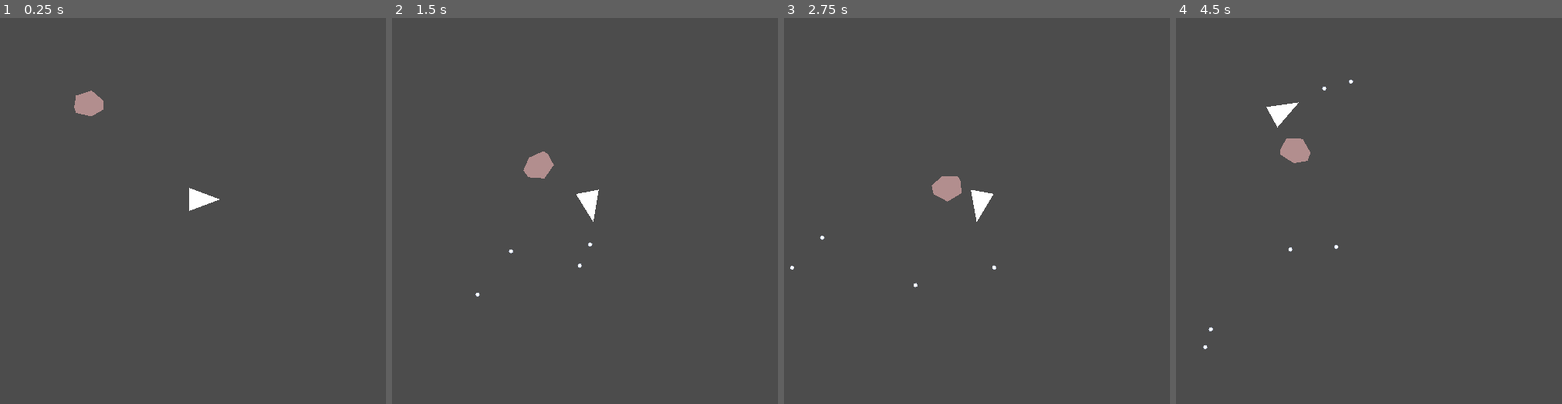
Above: before the commit, frames 1-4 (left to right).
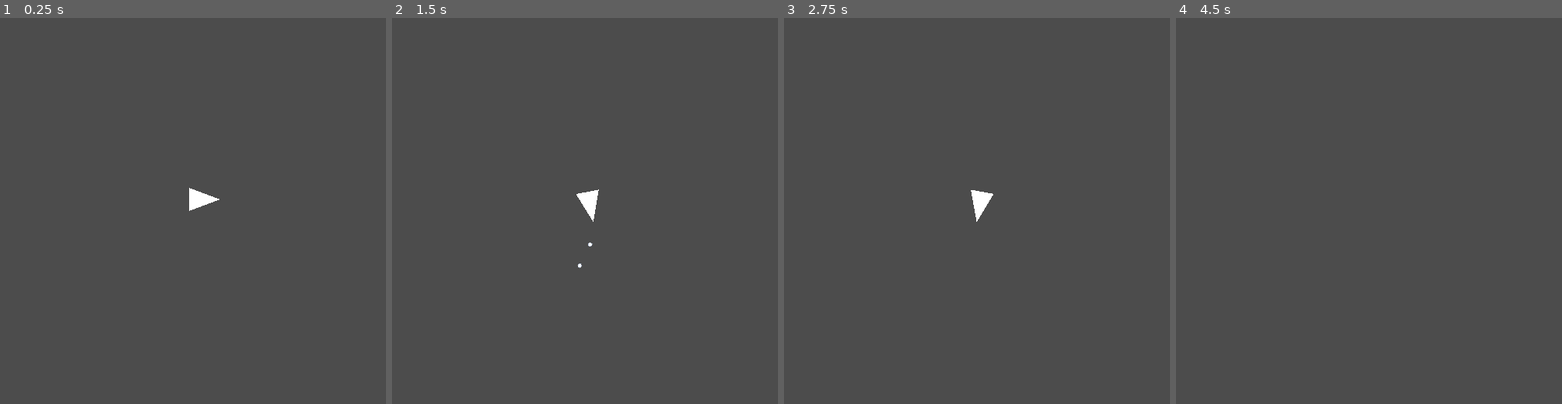
Above: after the commit, the same moments.

Repository: leddkire/godot-asteroids
Game: Godot game, scene res://Main.tscn
The game is run twice, just before and just after one commit, with the same random seed, the same clock (stepped at 60 frames per second) and the same inputs.
Inputs (mouse positions are in pixels of both pictures, inside the frame that each line leads up to):
- Up to frame 1 (0.25 s): no input
- Up to frame 2 (1.5 s): move the mouse to (669, 191) at 0.52 s; hold Right (move_right) 0.53-1.28 s; tap Space (shoot_projectile) at 0.6, 1.35 s; click (669, 191) at 0.67 s; move the mouse to (507, 230) at 1.27 s; hold Left (move_left) from 1.28 s (still down)
- Up to frame 3 (2.75 s): move the mouse to (1015, 126) at 2.02 s; release Left (move_left) at 2.03 s; hold Right (move_right) from 2.03 s (still down); tap Space (shoot_projectile) at 2.1 s
- Up to frame 4 (4.5 s): move the mouse to (1349, 288) at 2.77 s; release Right (move_right) at 2.78 s; hold Up (move_up) 2.78-3.53 s; tap Space (shoot_projectile) at 2.85, 3.6, 4.35 s; click (1349, 288) at 2.92 s; move the mouse to (1484, 268) at 3.52 s; hold Left (move_left) from 3.53 s (still down); move the mouse to (1253, 153) at 4.27 s

The runs differ from the first frame. In frame 1, 0.4% of the frame differs, in the area x 19-27%, y 18-26%; in frame 2, 0.4%; in frame 3, 0.4%; in frame 4, 0.7%, in the area x 7-46%, y 16-86%.
Error after the commit: Parse Error: The identifier "EntityCensus" isn't declared in the current scope. (res://Main.gd:15)

Commit message:
Reimplement screen wrapping to include asteroids

Diff:
--- a/Main.gd
+++ b/Main.gd
@@ -1,35 +1,47 @@
  extends Node2D
 
-var shipEdgePositionController
 var shipScene = preload("res://ship/ship.tscn")
-const ships_to_generate = 8
-var entity_screen_wrap_rule : EntityScreenWrapRule
+const sides_and_corners_of_screen = 8
 
 func _ready():
+    var entity_screen_wrap_rule : EntityScreenWrapRule = load("res://rules/screen_wrap/EntityScreenWrapRule.gd").new()
+    add_child(create_ship_position_controller(entity_screen_wrap_rule))
+    spawn_ship(entity_screen_wrap_rule)
+    spawn_asteroids(entity_screen_wrap_rule)
+
+func create_ship_position_controller(wrap_rule: EntityScreenWrapRule):
     var edges : Array = get_tree().get_nodes_in_group("edges")
     assert(edges.size() == 4)
+    var shipEdgePositionController = load("res://ShipEdgePositionController/ShipEdgePositionController.gd").new(edges,wrap_rule,EntityCensus)
+    return shipEdgePositionController
+
+
+func spawn_ship(wrap_rule : EntityScreenWrapRule):
     var ships : Array = get_tree().get_nodes_in_group("ships")
     assert(ships.size() == 1)
     var central_ship = ships.front()
-    ships = generate_screen_wrap_objects(shipScene, ships_to_generate)
-    entity_screen_wrap_rule = load("res://rules/screen_wrap/EntityScreenWrapRule.gd").new()
-    entity_screen_wrap_rule.reposition_around(central_ship,ships)
-    shipEdgePositionController = load("res://ShipEdgePositionController/ShipEdgePositionController.gd").new(edges,entity_screen_wrap_rule)
-    add_child(shipEdgePositionController)
-    spawn_asteroids(entity_screen_wrap_rule)
+    central_ship.screen_id = EntityCensus.issue_new_id()
+    EntityCensus.add_entity_to_census(central_ship)
+    ships = generate_screen_wrap_objects(shipScene, sides_and_corners_of_screen, central_ship.screen_id)
+    wrap_rule.reposition_around(central_ship,ships)
+
 
 func spawn_asteroids(entity_screen_wrap_rule):
     var asteroid_scene = load("res://asteroids/Asteroid.tscn")
     var center_asteroid = asteroid_scene.instance()
     center_asteroid.position = Vector2(100,100) # Position should be random
     add_child(center_asteroid)
-    var surrounding_asteroids = generate_screen_wrap_objects(asteroid_scene, 8)
+    center_asteroid.screen_id = EntityCensus.issue_new_id()
+    EntityCensus.add_entity_to_census(center_asteroid)
+    var surrounding_asteroids = generate_screen_wrap_objects(asteroid_scene, 8, center_asteroid.screen_id)
     entity_screen_wrap_rule.reposition_around(center_asteroid, surrounding_asteroids)
 
-func generate_screen_wrap_objects(scene, amount_to_instance):
+func generate_screen_wrap_objects(scene, amount_to_instance, screen_id):
     var objects = []
     for _i in amount_to_instance:
         var object = scene.instance()
         add_child(object)
         objects.push_front(object)
+        object.screen_id = screen_id
+        EntityCensus.add_entity_to_census(object)
     return objects
--- a/ShipEdgePositionController/ShipEdgePositionController.gd
+++ b/ShipEdgePositionController/ShipEdgePositionController.gd
@@ -3,27 +3,24 @@
 
 var edges
 var entity_screen_wrap_rule : EntityScreenWrapRule
+var entity_screen_census: EntityCensus
 
 func _ready():
     self.set_name("ShipEdgePositionController")
 
-func _init(edges, entity_screen_wrap_rule):
+func _init(edges, entity_screen_wrap_rule, entity_screen_census: EntityCensus):
     self.edges = edges
     self.entity_screen_wrap_rule = entity_screen_wrap_rule
+    self.entity_screen_census = entity_screen_census
     for edge in edges:
-        edge.connect("edge_entered",self,"_on_edge_entered")
         edge.connect("edge_exited",self,"_on_edge_exited")
-
-func _on_edge_entered(orientation : int, body : PhysicsBody2D):
-    if body.is_in_group(GroupConstants.DRIFTS):
-        body.on_edge_entered()
 
 func _on_edge_exited(orientation : int, body : PhysicsBody2D, side_exited: int):
     if body.is_in_group(GroupConstants.DRIFTS):
         if (side_exited == Edge_Side.INNER and is_inside_screen(body)) :
-            var ships : Array = self.get_tree().get_nodes_in_group(GroupConstants.SHIP)
-            ships.erase(body)
-            entity_screen_wrap_rule.reposition_around(body,ships)
+            var entities = entity_screen_census.get_in_census(body.screen_id)
+            entities.erase(body)
+            entity_screen_wrap_rule.reposition_around(body,entities)
 
 func is_inside_screen(body):
     var screen_width = ProjectSettings.get_setting("display/window/size/width")
--- /dev/null
+++ b/asteroids/Asteroid.gd
@@ -0,0 +1,17 @@
+extends RigidBody2D
+
+var screen_id
+
+func _ready():
+    self.custom_integrator = false
+    add_to_group(GroupConstants.DRIFTS)
+
+func set_new_position(pos: Vector2):
+    var current_velocity = self.linear_velocity
+    self.custom_integrator = true
+    self.global_transform.origin = pos
+    self.linear_velocity = current_velocity
+    self.custom_integrator = false
+
+func _integrate_forces(state):
+    pass
--- a/asteroids/Asteroid.tscn
+++ b/asteroids/Asteroid.tscn
@@ -1,27 +1,25 @@
-[gd_scene format=2]
+[gd_scene load_steps=2 format=2]
 
-[node name="Asteroid" type="Node2D"]
+[ext_resource path="res://asteroids/Asteroid.gd" type="Script" id=1]
+
+[node name="Asteroid" type="RigidBody2D"]
+gravity_scale = 0.0
+linear_velocity = Vector2( -60, 60 )
+linear_damp = 0.0
+angular_velocity = 2.0
+angular_damp = 0.0
+script = ExtResource( 1 )
 __meta__ = {
 "_edit_lock_": true
 }
 
-[node name="RigidBody2D" type="RigidBody2D" parent="."]
-gravity_scale = 0.0
-linear_velocity = Vector2( 60, 60 )
-linear_damp = 0.0
-angular_velocity = 2.0
-angular_damp = 0.0
-__meta__ = {
-"_edit_lock_": true
-}
-
-[node name="CollisionPolygon2D" type="CollisionPolygon2D" parent="RigidBody2D"]
+[node name="CollisionPolygon2D" type="CollisionPolygon2D" parent="."]
 polygon = PoolVector2Array( -15, 10, -20, -5, -5, -20, 15, -15, 20, -5, 10, 10, -10, 15 )
 __meta__ = {
 "_edit_lock_": true
 }
 
-[node name="Polygon2D" type="Polygon2D" parent="RigidBody2D"]
+[node name="Polygon2D" type="Polygon2D" parent="."]
 scale = Vector2( 4.30614, 4.54412 )
 color = Color( 0.698039, 0.556863, 0.556863, 1 )
 polygon = PoolVector2Array( -2.32227, 3.30097, 2.32227, 2.20065, 4.64453, -1.10032, 3.4834, -3.30097, -1.16113, -4.40129, -4.64453, -1.10032, -3.4834, 2.20065 )
--- a/rules/screen_wrap/EntityScreenWrapRule.gd
+++ b/rules/screen_wrap/EntityScreenWrapRule.gd
@@ -24,5 +24,4 @@
     position_object(objects.pop_front(),object.position.x - screen_width,object.position.y + screen_height)
 
 func position_object(object,x_value,y_value):
-    object.position.x = x_value
-    object.position.y = y_value
+    object.set_new_position(Vector2(x_value, y_value))
--- /dev/null
+++ b/screen/EntityCensus.gd
@@ -0,0 +1,30 @@
+extends Node
+
+var entities_on_screen : Dictionary = {}
+
+var last_id_issued = -1
+const max_number_of_entities_per_entry = 9
+
+func issue_new_id():
+    last_id_issued+=1
+    print_debug("Issued a new screen id")
+    return last_id_issued
+
+func add_entity_to_census(entity):
+    var screen_id = entity.screen_id
+    if(entities_on_screen.has(screen_id)):
+        var entity_list : Array = entities_on_screen[screen_id]
+        if(entity_list.size() < max_number_of_entities_per_entry):
+            entity_list.push_front(entity)
+            print_debug("Added a new entity to the census with screen id: " + str(screen_id))
+            print_debug("Current entities with that same screen id: " + str(entities_on_screen[screen_id]))
+        else:
+            printerr("Attempted to exceed max allowed entities in census: " + entity.name + " with screen id: " + screen_id)
+    else:
+        entities_on_screen[screen_id] = [entity]
+
+func get_in_census(screen_id):
+    if(entities_on_screen.has(screen_id)):
+        return entities_on_screen[screen_id].duplicate(true)
+    else:
+        printerr("Requested an entity list with a screen_id that wasn't found in the census: " + str(screen_id))
--- a/ship/ship.gd
+++ b/ship/ship.gd
@@ -7,12 +7,13 @@
 onready var rotation_speed : float = 2.5
 onready var friction : float = 0.99
 onready var shooting_angle : float = 0
+var screen_id
 
 func _ready():
-
     set_physics_process(true)
     add_to_group(GroupConstants.SHIP)
     add_to_group(GroupConstants.DRIFTS)
+
 
 func _input(input_event : InputEvent):
     if input_event.is_action("shoot_projectile"):
@@ -77,3 +78,6 @@
 
 func get_projectile_spawn_position():
     return get_node("projectile_spawn").global_position
+
+func set_new_position(pos: Vector2):
+    self.position = pos
